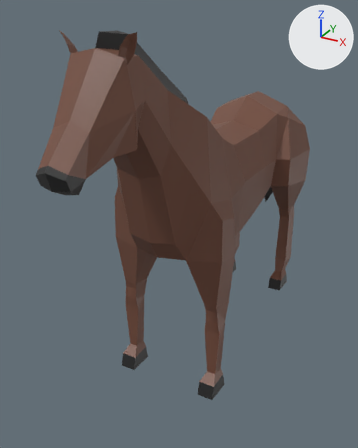
Renders of the glTF model bandit-math/models/animals/farm/horse.glb from each side of a commit.
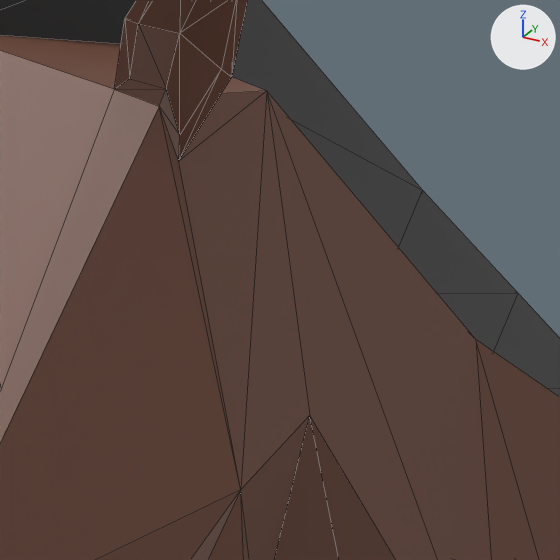
Each version appears first whole from a 50 mm camera at (4.21, -9.39, 7.2) aimed at (-0.42, -0.97, 2.98), and next in a close-up on the part from 29% to 50% of the width and 10% to 27% of the height. The axes (+X, +Y, +Z) are drawn at upper right. The lights are the same throughout. The older version's two pictures come first. The close-ups show mesh edges as thin lines. Vertices at exactly the same position are counted once.

In view in the first close-up: 'horse'.
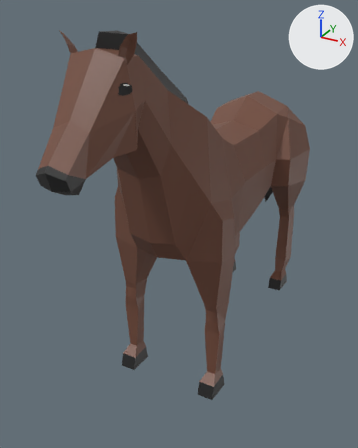
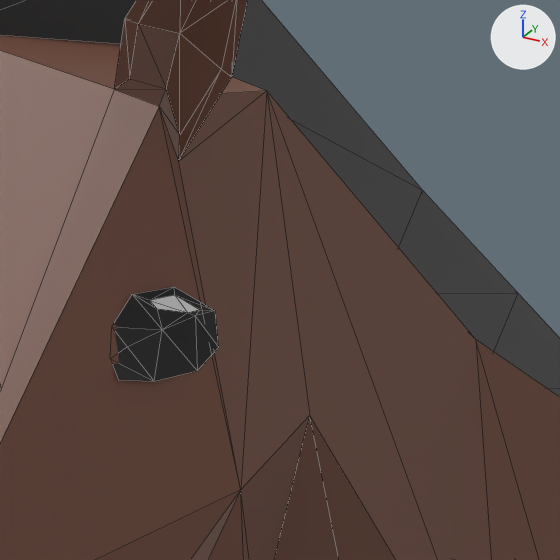
Location of each change, [x1, y1, x2, y2] in pixels of the close-ups (560 x 560 px):
part 1 of me_horse, added
    after: [112, 287, 219, 381]

The change, as a list of edits to the scene's bpy script:
```text
Change me_horse:
    used by ob_horse; location = (0.0, 0.0, 0.0)
    remove me_horse.from_pydata(...)  # 347 vertices, 690 faces; spans x -1.28..1.28, y -5.12..4.12, z 0.0..6.91
    add me_horse.from_pydata(...)  # 381 vertices, 736 faces; spans x -1.28..1.28, y -5.12..4.12, z 0.0..6.91
    me_horse part 1: a new loose piece of 17 vertices spanning x 0.42..0.52, y -4.11..-3.91, z 6.15..6.3, in mat_animal
    other edits to the shape of me_horse do not show in these pictures
```
